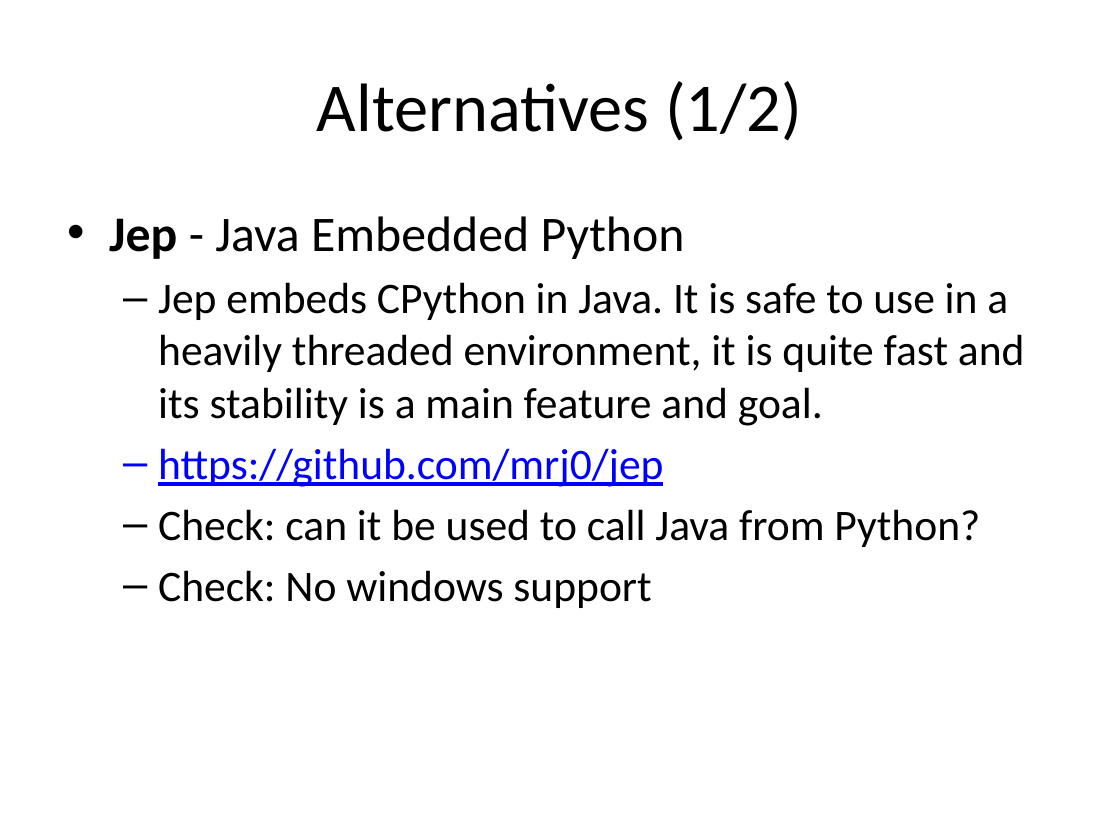
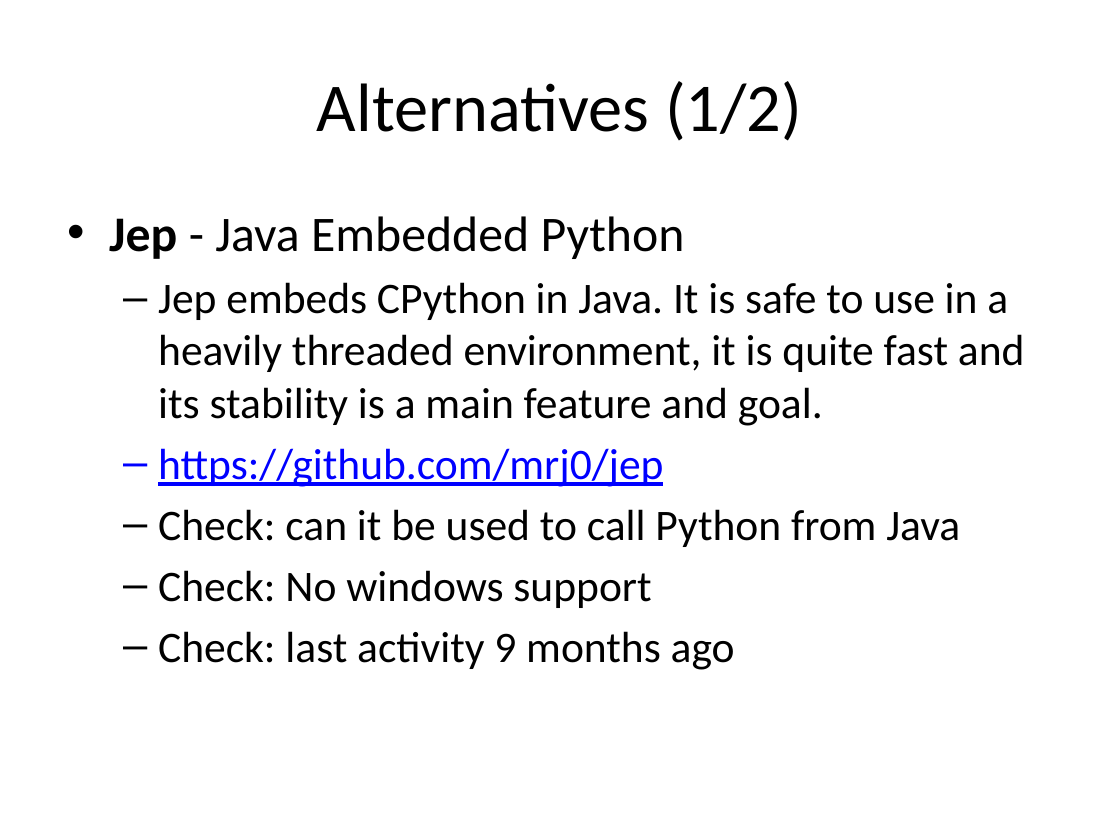
Before and after one commit to bcdev/beam-extapi, a slide deck: slide 21 of docs/beam-extapi.pptx (slide 20 before the commit). Drawn at 1120x840 pixels with LibreOffice and Linux fonts; fonts in the diff are those of the drawing. Boxes give left, top, right and bottom in pixels: in the first picture for what was removed or moved away, otherwise in the second. Text is boxed around its words. In the diff, an @@ line names an element or a change of style, - is before the commit and + after.

```diff
--- a/docs/beam-extapi.pptx
+++ b/docs/beam-extapi.pptx
@@ text at [158,509,960,547]: text changed @@
-  – Check: can it be used to call Java from Python?
+  – Check: can it be used to call Python from Java
@@ text at [158,631,735,670]: paragraph added @@
+  – Check: last activity 9 months ago
```
Also in this commit, not shown: 4 other slides changed, 2 slides added, 1 slide removed.
